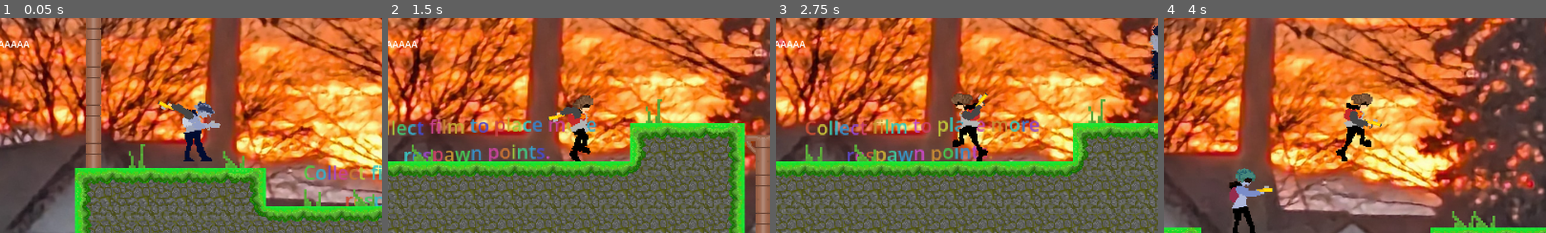
Above: before the commit, frames 1-4 (left to right).
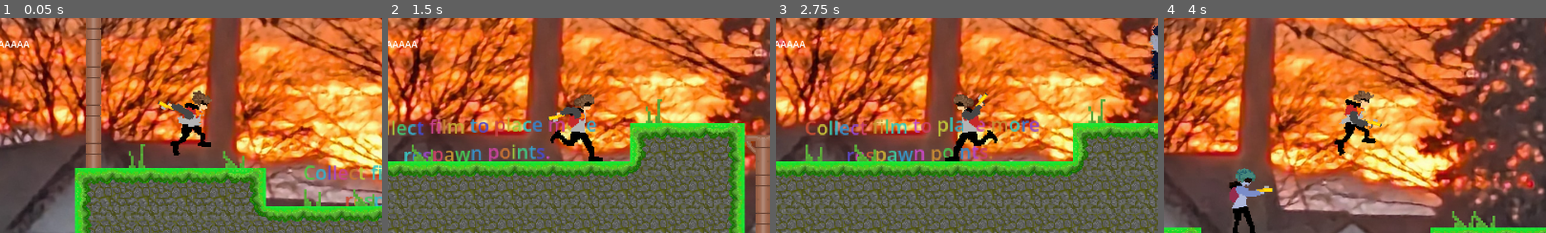
Above: after the commit, the same moments.

Repository: Kamedeco/HAVEN_JAW
Game: Godot game, scene res://scenes/world.tscn
Two runs of this game, one before a commit and one after it. Both use one fixed random seed, a clock stepped at 60 frames per second and the inputs below.
Inputs (mouse positions are % of the whole screen's width and height, from its top left):
- Up to frame 1 (0.05 s): no input
- Up to frame 2 (1.5 s): move the mouse to (72, 45) at 0.52 s; hold D (Right) from 0.53 s (still down); right-click (72, 45) at 0.6 s; tap Space (Jump) at 0.77 s; move the mouse to (30, 55) at 1.27 s; click (30, 55) at 1.35 s
- Up to frame 3 (2.75 s): tap Space (Jump) at 1.52 s; move the mouse to (60, 28) at 2.02 s; release D (Right) at 2.03 s; hold A (Left) from 2.03 s (still down); right-click (60, 28) at 2.1 s
- Up to frame 4 (4 s): move the mouse to (45, 70) at 2.77 s; release A (Left) at 2.78 s; hold D (Right) from 2.78 s (still down); click (45, 70) at 2.85 s; tap Space (Jump) at 3.02, 3.77 s; move the mouse to (80, 65) at 3.52 s; right-click (80, 65) at 3.6 s
The pictures show only the part of the screen within x 25-75%, y 26-76%; the shares and areas given below are measured in that part.

The runs differ from the first frame. In frame 1, 1.9% of the frame differs, in the area x 44-58%, y 33-67%; in frame 2, 1.0%; in frame 3, 1.1%; in frame 4, 1.1%.

Commit message:
a
a

Diff:
--- a/Scripts/player.gd
+++ b/Scripts/player.gd
@@ -69,6 +69,8 @@
 				charecter.play("Idle")
 			else:
 				charecter.play("Run")
+		else:
+			charecter.play("Falling")
 		##else:
 			##animated_sprite.play("jump")
 
--- a/scenes/player.tscn
+++ b/scenes/player.tscn
@@ -13,8 +13,11 @@
 [ext_resource type="Texture2D" uid="uid://dqa6uk8lpteb7" path="res://assets/player_run/pixil-frame-1.png" id="8_jej6c"]
 [ext_resource type="Texture2D" uid="uid://bpjsy6a4u4tyj" path="res://assets/player-snapshot-anim/pixil-frame-0.png" id="9_60mlk"]
 [ext_resource type="Texture2D" uid="uid://6epn5s1n8dwx" path="res://assets/player_run/pixil-frame-2.png" id="9_f1ej7"]
+[ext_resource type="Texture2D" uid="uid://b8gcgergtt7da" path="res://assets/player-falling/pixil-frame-0.png" id="10_4r5pv"]
 [ext_resource type="Texture2D" uid="uid://qy2guxiqp1vb" path="res://assets/player_run/pixil-frame-3.png" id="10_oprun"]
+[ext_resource type="Texture2D" uid="uid://3353c8xrq5td" path="res://assets/player-falling/pixil-frame-1.png" id="11_60mlk"]
 [ext_resource type="Texture2D" uid="uid://qxpligrugo5g" path="res://assets/player_run/pixil-frame-4.png" id="11_a8ls1"]
+[ext_resource type="Texture2D" uid="uid://brqwshh0keelc" path="res://assets/player-falling/pixil-frame-2.png" id="12_i4ail"]
 [ext_resource type="Texture2D" uid="uid://djekkfe0lawef" path="res://assets/player_run/pixil-frame-5.png" id="12_qfm1y"]
 
 [sub_resource type="CapsuleShape2D" id="CapsuleShape2D_k0juu"]
@@ -55,6 +58,8 @@
 "speed": 5.0
 }]
 
+[sub_resource type="SpriteFrames" id="SpriteFrames_ss3c0"]
+
 [sub_resource type="AtlasTexture" id="AtlasTexture_h58ql"]
 atlas = ExtResource("5_a8ls1")
 region = Rect2(0, 0, 64, 64)
@@ -124,6 +129,20 @@
 "loop": 0,
 "name": &"Appear",
 "speed": 5.0
+}, {
+"frames": [{
+"duration": 1.0,
+"texture": ExtResource("10_4r5pv")
+}, {
+"duration": 1.0,
+"texture": ExtResource("11_60mlk")
+}, {
+"duration": 1.0,
+"texture": ExtResource("12_i4ail")
+}],
+"loop": 1,
+"name": &"Falling",
+"speed": 10.0
 }, {
 "frames": [{
 "duration": 1.0,
@@ -179,9 +198,13 @@
 animation = &"mid"
 offset = Vector2(1, 8)
 
+[node name="AnimatedSprite2D" type="AnimatedSprite2D" parent="Arm2" unique_id=1559001874]
+sprite_frames = SubResource("SpriteFrames_ss3c0")
+
 [node name="charecter" type="AnimatedSprite2D" parent="." unique_id=1622943215]
 sprite_frames = SubResource("SpriteFrames_ot542")
-animation = &"Appear"
+animation = &"Falling"
+frame_progress = 0.92755693
 
 [node name="Timer" type="Timer" parent="." unique_id=904975896]
 
